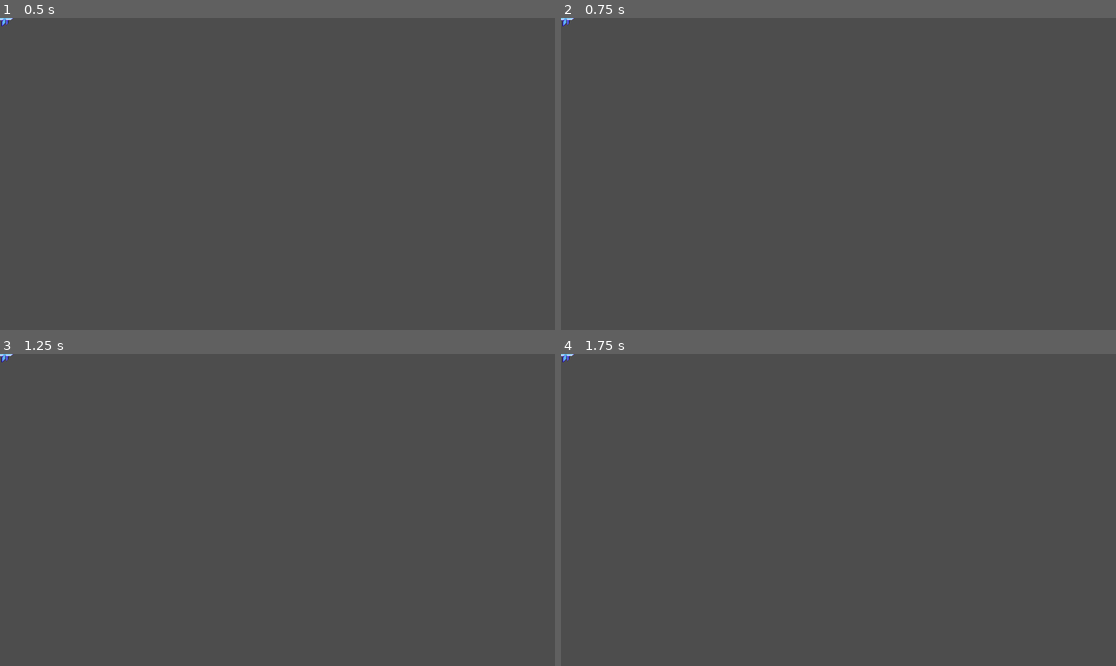
Above: before the commit, frames 1-4 (two rows, left to right).
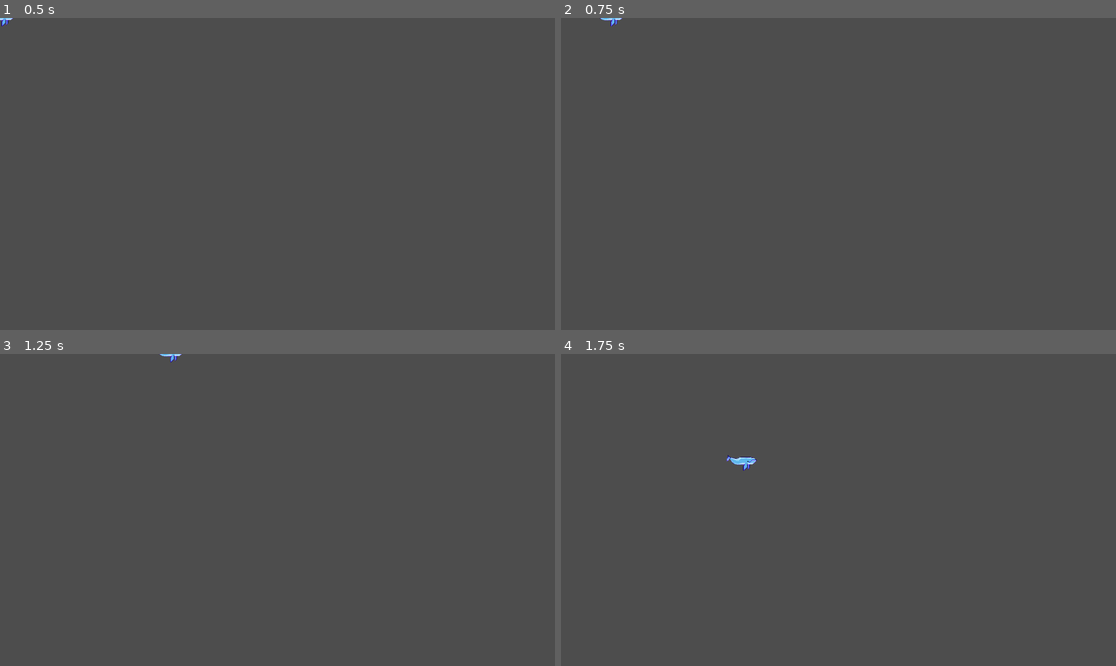
Above: after the commit, the same moments.

Repository: milana-94888u/revenge-of-the-deep
Game: Godot game, scene res://src/whale/whale.tscn
Two runs of this game, one before a commit and one after it. Both use one fixed random seed, a clock stepped at 60 frames per second and the inputs below. The project has no main scene, so this scene is started directly.
Inputs:
- Up to frame 1 (0.5 s): no input
- Up to frame 2 (0.75 s): tap Enter at 0.5 s; hold Right (ui_right) from 0.53 s (still down)
- Up to frame 3 (1.25 s): keep holding Right (ui_right)
- Up to frame 4 (1.75 s): release Right (ui_right) at 1.28 s; hold Down (ui_down) from 1.28 s (still down)

Frame 1 is identical in both runs. In frame 2, less than 0.1% of the frame differs, in the area x 0-12%, y 0-3%; in frame 3, less than 0.1%; in frame 4, 0.2%, in the area x 0-36%, y 0-38%.

Commit message:
basic whale move script

Diff:
--- /dev/null
+++ b/src/whale/whale.gd
@@ -0,0 +1,30 @@
+extends CharacterBody2D
+
+
+var action_to_direction := {
+	"ui_up": Vector2.UP,
+	"ui_right": Vector2.RIGHT,
+	"ui_down": Vector2.DOWN,
+	"ui_left": Vector2.LEFT,
+}
+
+var target_direction: Vector2
+
+
+func _physics_process(delta: float) -> void:
+	print(velocity)
+	velocity = target_direction * 500
+	move_and_slide()
+
+
+func set_direction_strenght(event: InputEvent, action: StringName) -> void:
+	var direction: Vector2 = action_to_direction[action]
+	if event.is_action_pressed(action):
+		target_direction += direction
+	elif event.is_action_released(action):
+		target_direction -= direction
+
+
+func _unhandled_input(event: InputEvent) -> void:
+	for action in action_to_direction:
+		set_direction_strenght(event, action)
--- a/src/whale/whale.tscn
+++ b/src/whale/whale.tscn
@@ -1,6 +1,7 @@
-[gd_scene load_steps=14 format=3 uid="uid://dya0egt7juqx3"]
+[gd_scene load_steps=15 format=3 uid="uid://dya0egt7juqx3"]
 
 [ext_resource type="Texture2D" uid="uid://bw8takgqipyv3" path="res://assets/whale/blue-whale.png" id="1_gh72i"]
+[ext_resource type="Script" path="res://src/whale/whale.gd" id="1_oi7cb"]
 
 [sub_resource type="AtlasTexture" id="AtlasTexture_5mda8"]
 atlas = ExtResource("1_gh72i")
@@ -85,10 +86,11 @@
 height = 70.0
 
 [node name="Whale" type="CharacterBody2D"]
+script = ExtResource("1_oi7cb")
 
 [node name="AnimatedSprite2D" type="AnimatedSprite2D" parent="."]
 sprite_frames = SubResource("SpriteFrames_s6iue")
-frame_progress = 0.430745
+frame_progress = 0.670135
 
 [node name="CollisionShape2D" type="CollisionShape2D" parent="."]
 position = Vector2(0, -2)
